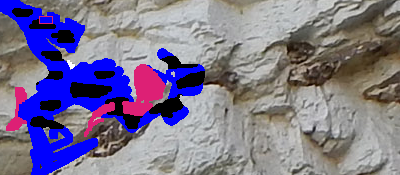
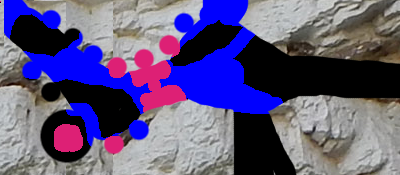
Layer changes from the first 400px x 175px image to the second:
renamed "Layer" to "tileset", painted on it over [0, 0, 205, 175]
painted on "cut" over [0, 0, 400, 175]
moved "pits" above "Layer copy", painted on it over [6, 34, 187, 159]
moved "Layer copy" above "blk", painted on it over [0, 0, 284, 175]
showed "blk" over [0, 0, 400, 175]
